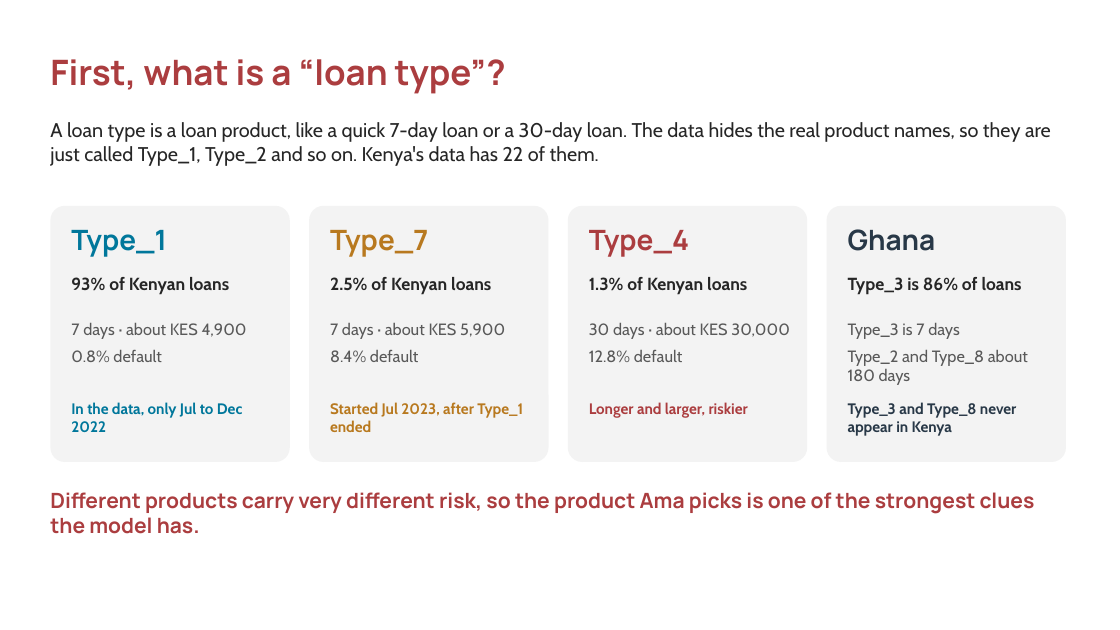
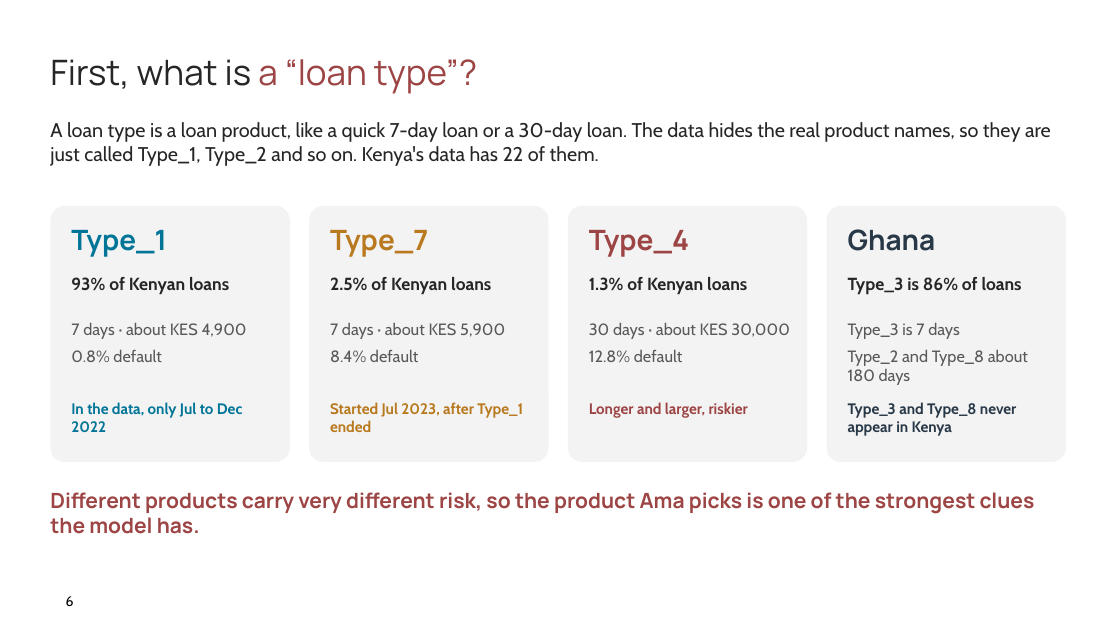
Before and after one commit to ASU-MICS-2028/mle-group-3-prosit-2, a slide deck: slide 6 of slides/NkwaPay_Debrief_Present.pptx. Drawn at 1120x630 pixels with LibreOffice and Linux fonts; fonts in the diff are those of the drawing; background and template pictures are left out. Boxes give left, top, right and bottom in pixels: in the first picture for what was removed or moved away, otherwise in the second. Text is boxed around its words. In the diff, an @@ line names an element or a change of style, - is before the commit and + after.

```diff
--- a/slides/NkwaPay_Debrief_Present.pptx
+++ b/slides/NkwaPay_Debrief_Present.pptx
@@ text "First, what is a “loan ..." at (50,59,477,94): text colour #AB3D3F to #262626 in "First, what is"; text colour #AB3D3F to #9D4444 in "a “loan type”?"; bold off @@
@@ page number added at (66,596,74,607), 12 pt, text #000000 @@
+6
```
Also in this commit, not shown: 20 other slides changed, 1 slide added.
